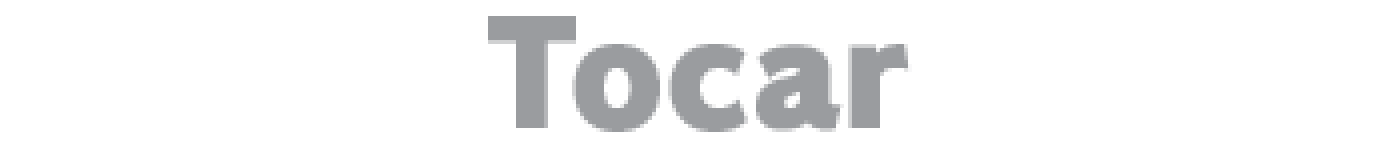
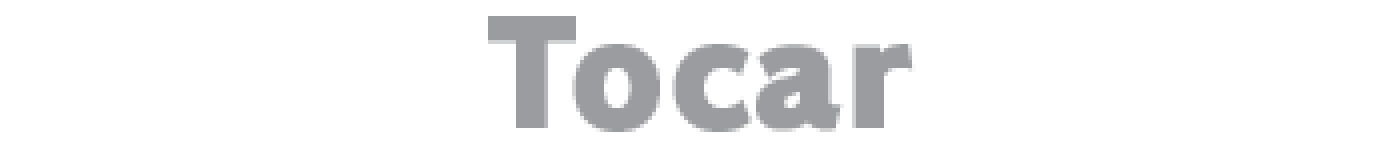
Comparing the layer stacks of the two w=1400, h=160 images. Changes:
added layer "Tocar V2" above "Play V2" over (668, 44, 916, 132)
hid "Tocar" over (668, 44, 912, 132)
